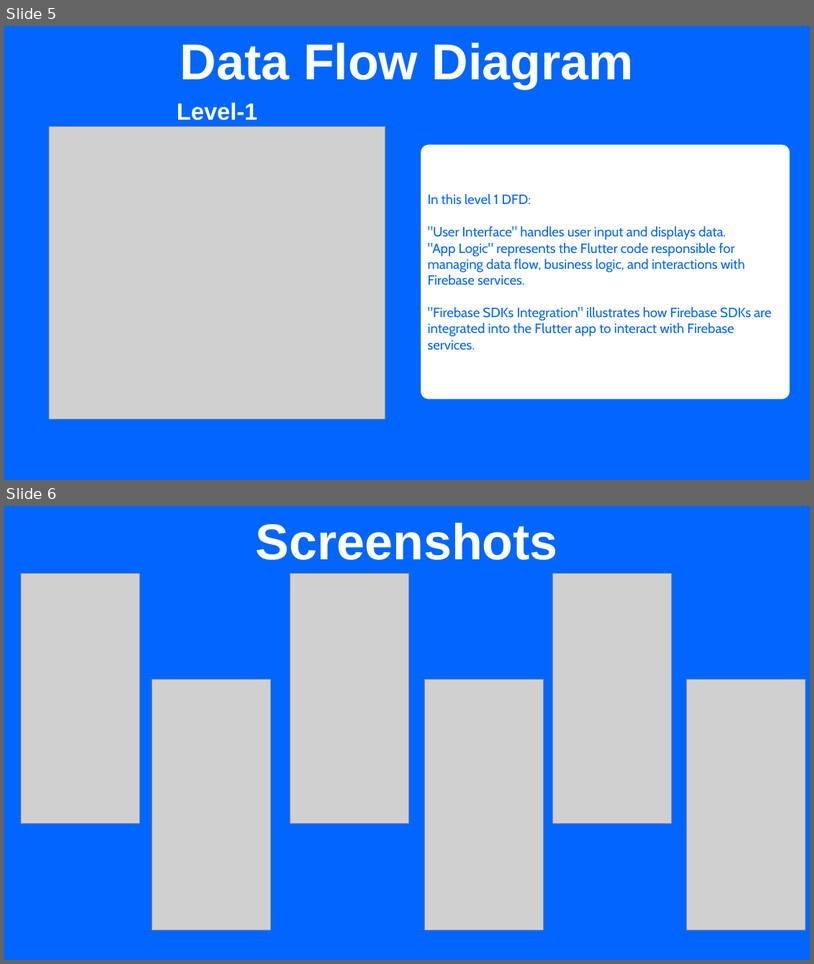
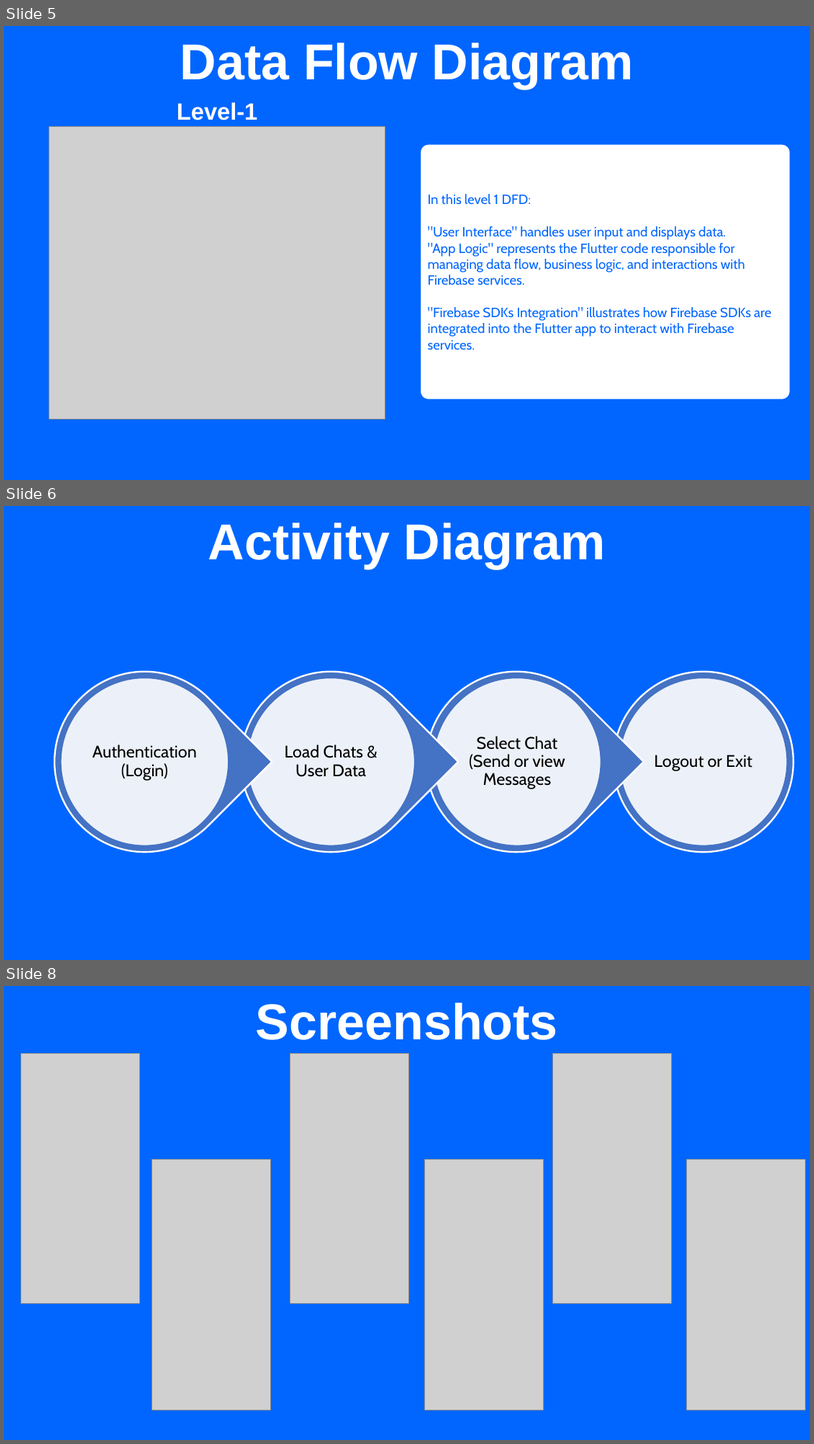
Before and after one commit to dakshraman/Messager, a slide deck: Messager.pptx. Shown one above the other, each under a label of ours: slides 5 and 6 before the commit, slides 5, 6 and 8 after it; the slides between them are not shown. The pictures are 814x964 and 814x1444 pixels, drawn with LibreOffice and Linux fonts; fonts in the diff are those of the drawing; grey boxes stand for pictures. Boxes give left, top, right and bottom in pixels: in the first picture for what was removed or moved away, otherwise in the second. Text is boxed around its words. In the diff, an @@ line names an element or a change of style, - is before the commit and + after.

```diff
--- a/Messager.pptx
+++ b/Messager.pptx
@@ slide 6 added at (4, 506, 810, 960), background #0066FF @@
@@ text added at (208, 523, 606, 569), 60 pt, text #FFFFFF, bold @@
+Activity Diagram
@@ group added at (18, 634, 794, 889): 5 ellipses, 4 texts, 3 teardrops @@
+Logout or Exit
+Select Chat (Send or view Messages
+Load Chats & User Data
+Authentication (Login)
@@ what was slide 6 is now slide 8 @@
```
Also in this commit, not shown: 2 other slides added, 1 slide removed.
